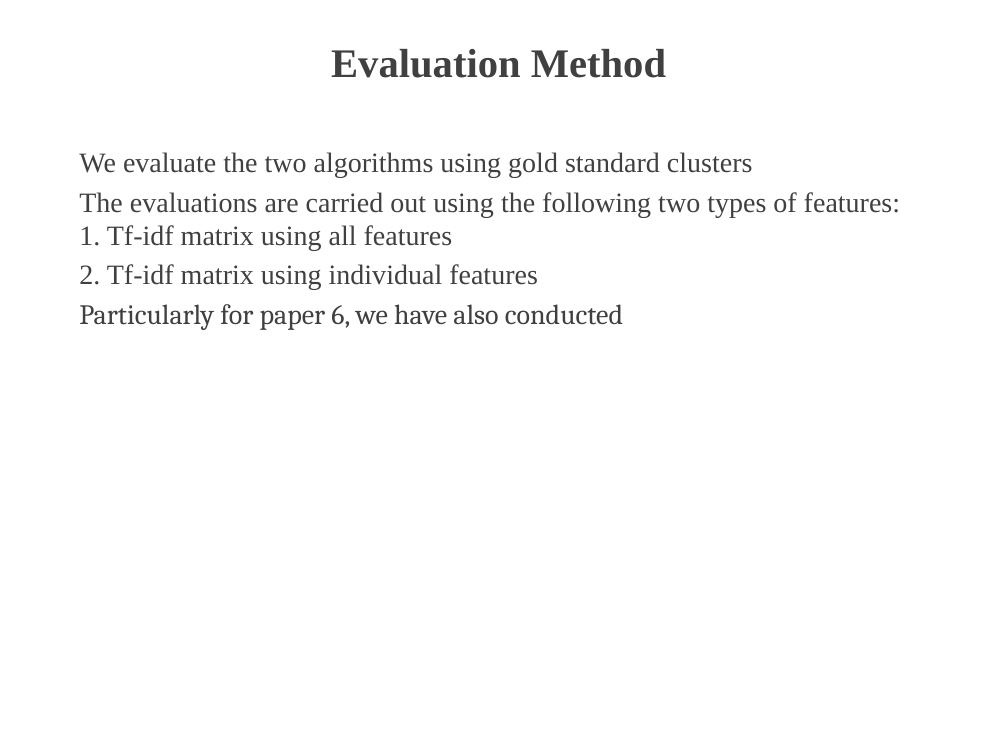
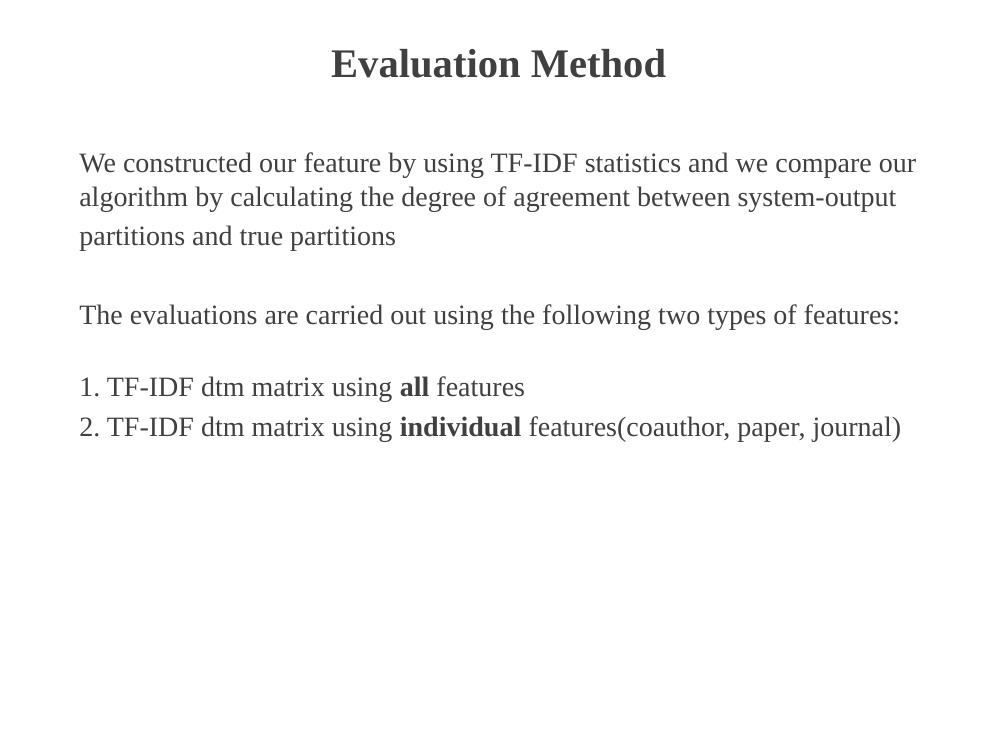
Before and after one commit to TZstatsADS/Spr2017-proj4-team13, a slide deck: slide 6 of doc/presentation.pptx (slide 7 before the commit). Drawn at 1008x756 pixels with LibreOffice and Linux fonts; fonts in the diff are those of the drawing; background and template pictures are left out. Boxes give left, top, right and bottom in pixels: in the first picture for what was removed or moved away, otherwise in the second. Text is boxed around its words. In the diff, an @@ line names an element or a change of style, - is before the commit and + after.

Commit message:
ppt update

```diff
--- a/doc/presentation.pptx
+++ b/doc/presentation.pptx
@@ text at box(79, 152, 916, 441): text changed @@
-We evaluate the two algorithms using gold standard clusters
-The evaluations are carried out using the following two types of features:
-1. Tf-idf matrix using all features
-2. Tf-idf matrix using individual features
-Particularly for paper 6, we have also conducted
+We constructed our feature by using TF-IDF statistics and we compare our algorithm by calculating the degree of agreement between system-output
+partitions and true partitions
+The evaluations are carried out using the following two types of features:
+1. TF-IDF dtm matrix using all features
+2. TF-IDF dtm matrix using individual features(coauthor, paper, journal)
```
Also in this commit, not shown: 8 other slides changed, 3 slides added, 3 slides removed.
